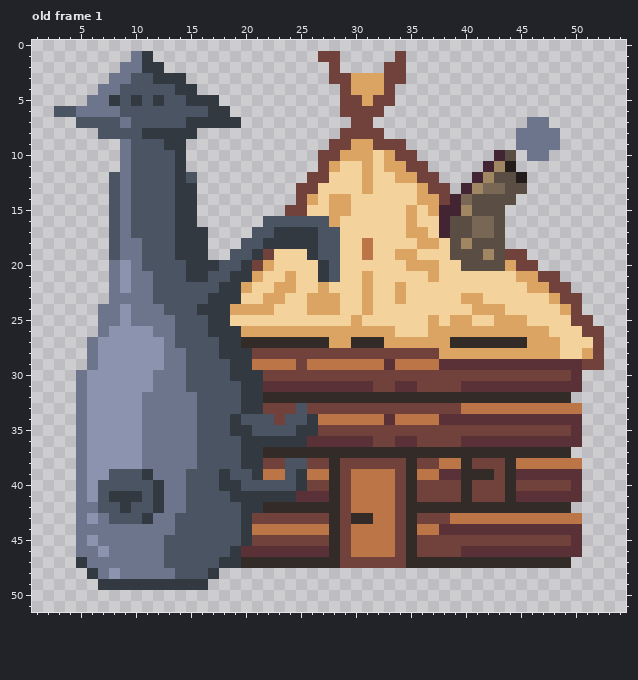
Two versions of one pixel-art file, assets/raw/workshop.aseprite. This is how it looked before the edit.
64x64 pixels, 1 frame. Shown: old frame 1: x 1..54, y 0..51. The commit also changed other frames, which this record leaves out.
After:
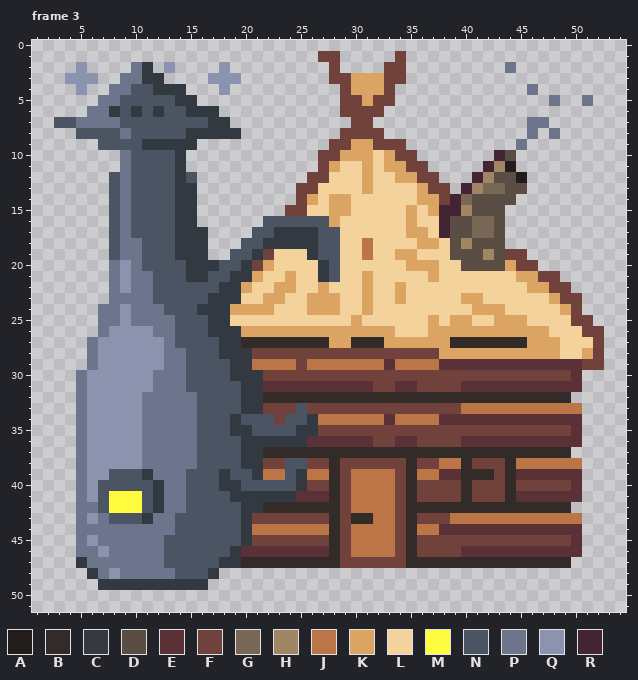
Palette (. is transparent): A #221c1a  B #322b28  C #333941  D #5a4e44  E #5b3138  F #71413b  G #796755  H #a08662  J #bb7547  K #dba463  L #f4d29c  M #fffc40  N #4a5462  P #6d758d  Q #8b93af  R #422433
A new or re-ordered frame is compared with the old frame closest to it.
The exact change:
frames 1 -> 4
Frame 3 is new; against old frame 1:
There is now colour C in row 8 at x 16 to 19; in row 9 at x 15.
The edit turns colour N into colour C in row 3 at x 11; in row 4 at x 12 to 13; in row 5 at x 14; in row 6 at x 10, 12 and 15 to 16; in row 9 at x 11 to 12.
The edit turns colour P into colour C in row 6 at x 8.
The edit turns colour C into colour M in row 41 at x 8 to 10; in row 42 at x 9.
The edit turns colour N into colour M in row 42 at x 8 and 10.
There is now colour N in row 7 at x 3 to 4; in row 8 at x 5 to 6; in row 9 at x 7 to 8.
The edit turns colour C into colour N in row 5 at x 10 and 12; in row 7 at x 15 to 16; in row 8 at x 11 to 14.
The edit turns colour P into colour N in row 7 at x 9; in row 9 at x 9.
There is now colour P in row 2 at x 44; in row 4 at x 46; in row 5 at x 48 and 51.
The edit turns colour C into colour P in row 5 at x 8.
The edit turns colour N into colour P in row 3 at x 10; in row 4 at x 9; in row 7 at x 5 to 8; in row 8 at x 9.
There is now colour Q in row 2 at x 5, 13 and 18; in row 3 at x 4 to 6 and 17 to 19; in row 4 at x 5 and 18.
The author cleared colour C in row 1 at x 11; in row 2 at x 12; in row 3 at x 13 to 14; in row 4 at x 15; in row 5 at x 16 to 17; in row 6 at x 18.
The author cleared colour C in row 7 at x 19.
The author cleared colour N in row 6 at x 3 to 4.
The author cleared colour P in row 1 at x 10; in row 2 at x 9; in row 3 at x 8; in row 4 at x 7; in row 5 at x 6; in row 6 at x 5.
The author cleared colour P in row 8 at x 45 and 47; in row 9 at x 46 to 48; in row 10 at x 46 to 47.
